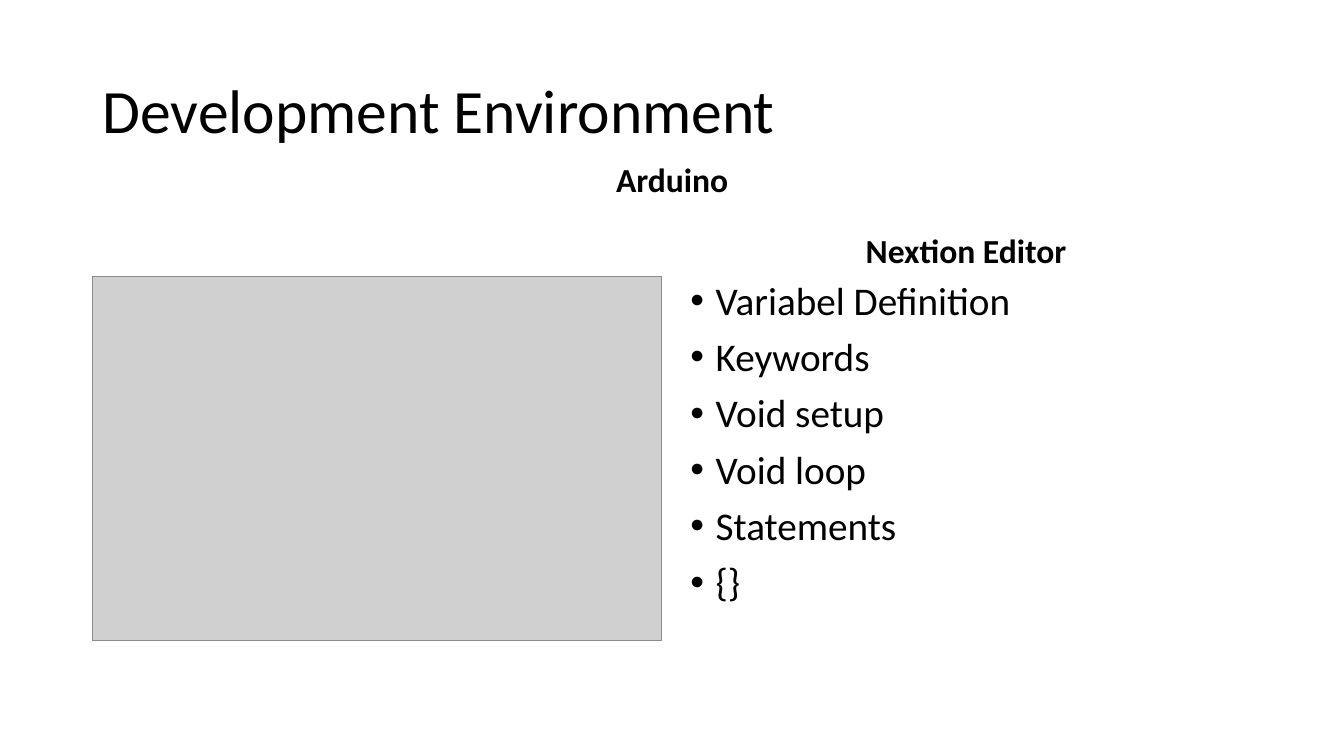
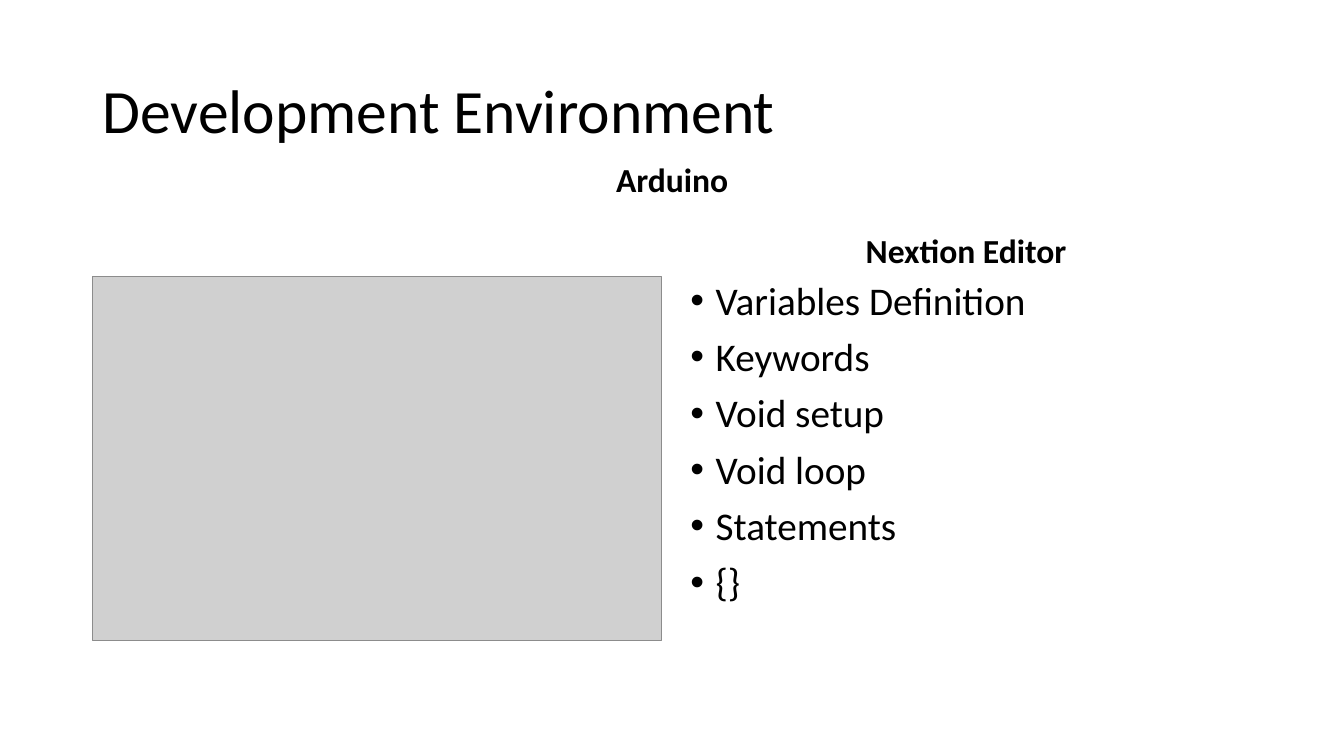
Before and after one commit to AkazeX/GEM, a slide deck: slide 2 of 999_Präsentation/PPP/luca.pptx. Drawn at 1344x756 pixels with LibreOffice and Linux fonts; fonts in the diff are those of the drawing; grey boxes stand for pictures. Boxes give left, top, right and bottom in pixels: in the first picture for what was removed or moved away, otherwise in the second. Text is boxed around its words. In the diff, an @@ line names an element or a change of style, - is before the commit and + after.

```diff
--- a/999_Präsentation/PPP/luca.pptx
+++ b/999_Präsentation/PPP/luca.pptx
@@ text at [716, 287, 1025, 316]: text changed @@
-• Variabel Definition
+• Variables Definition
```
Also in this commit, not shown: 1 other slide changed, 21 other files.
